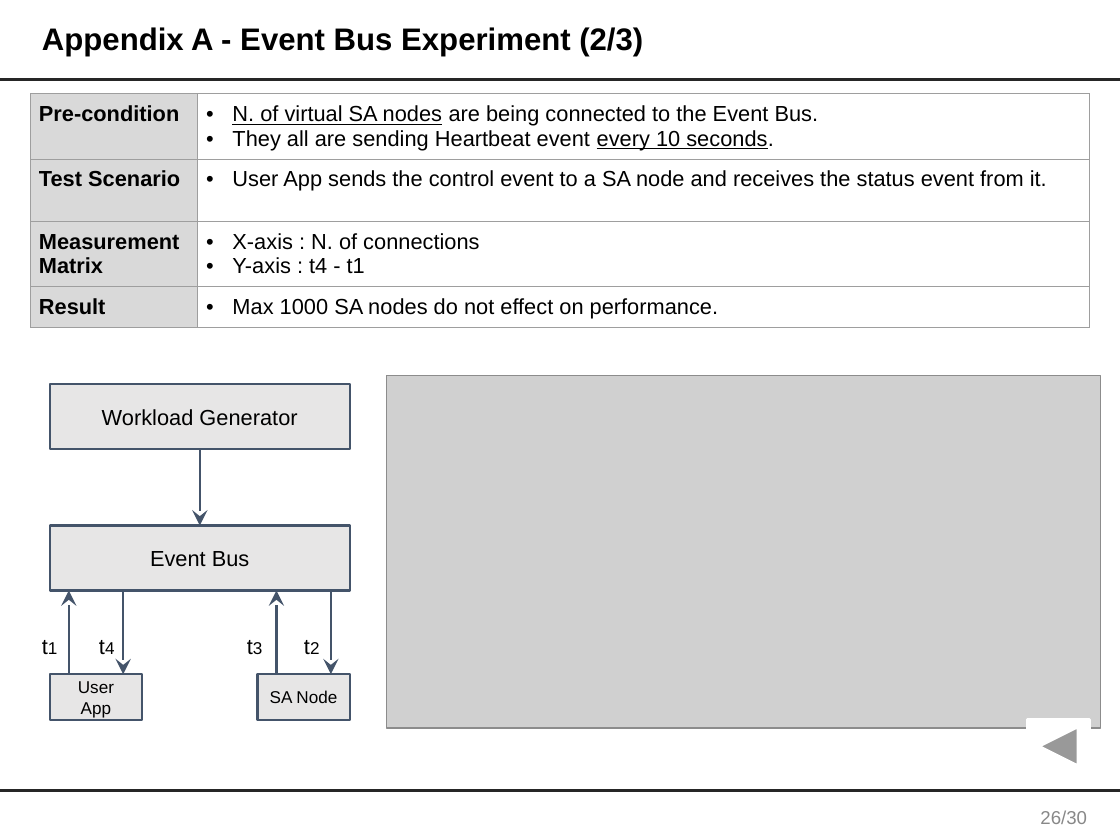
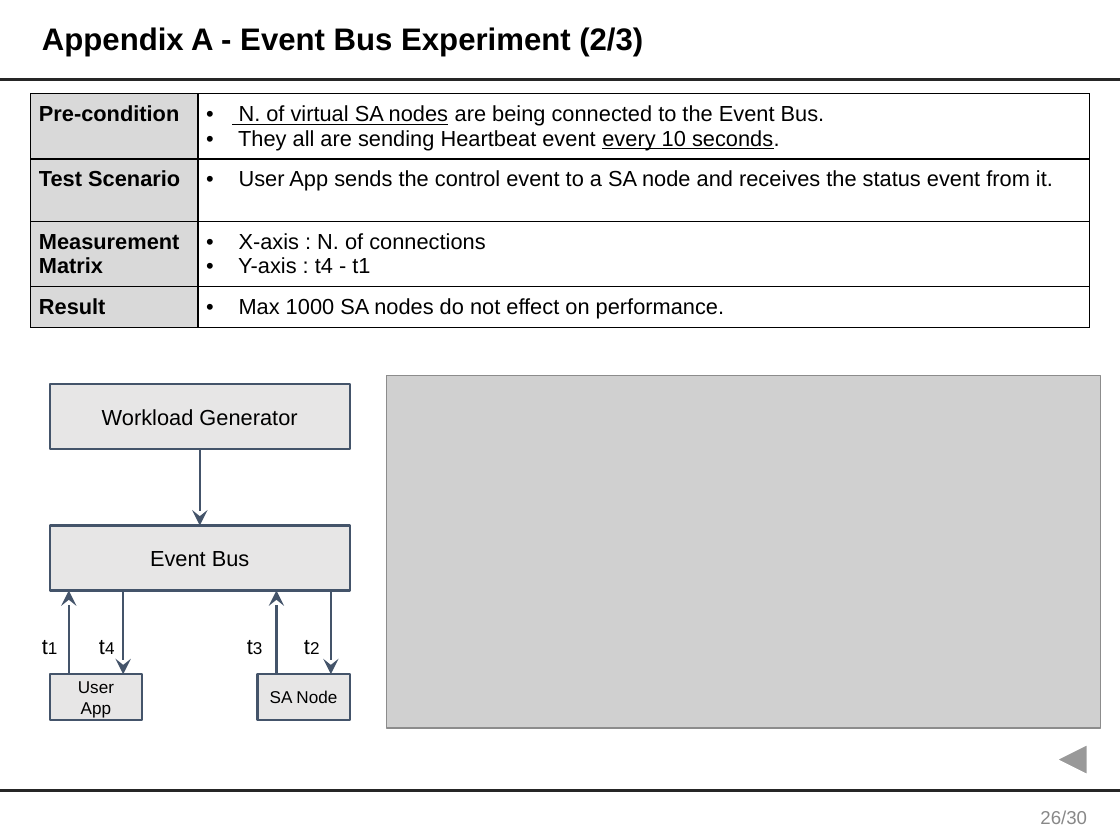
Before and after one commit to junggil/2015_CMU_StudioProject, a slide deck: slide 27 of DOCS/2015-06-24/Team1 Final presentation V0.1.pptx. Drawn at 1120x840 pixels with LibreOffice and Linux fonts; fonts in the diff are those of the drawing; grey boxes stand for pictures. Boxes give left, top, right and bottom in pixels: in the first picture for what was removed or moved away, otherwise in the second. Text is boxed around its words. In the diff, an @@ line names an element or a change of style, - is before the commit and + after.

```diff
--- a/DOCS/2015-06-24/Team1 Final presentation V0.1.pptx
+++ b/DOCS/2015-06-24/Team1 Final presentation V0.1.pptx
@@ table at [30,94,1089,336] @@
@@ borders changed @@
@@ action button back previous: place and size @@
-action button back previous at [1027,720,1089,773]
+action button back previous at [1045,738,1098,782]
```
Also in this commit, not shown: 7 other slides changed, 2 slides added.
